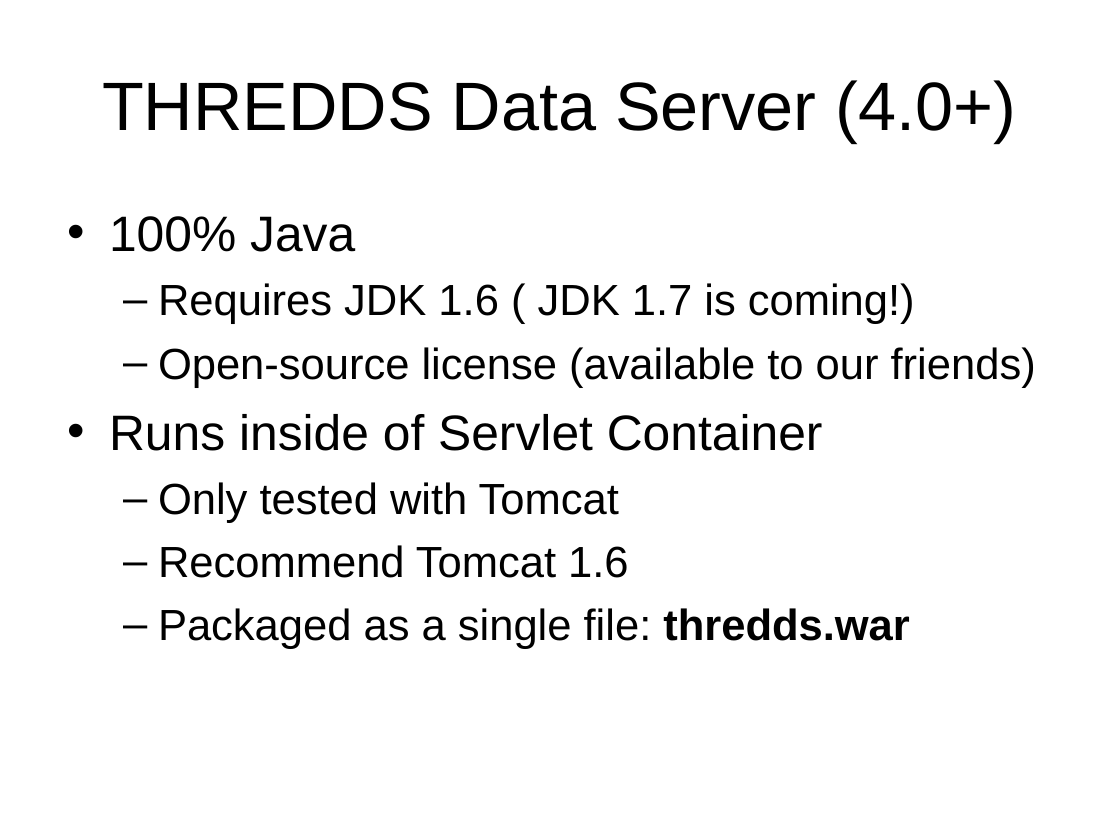
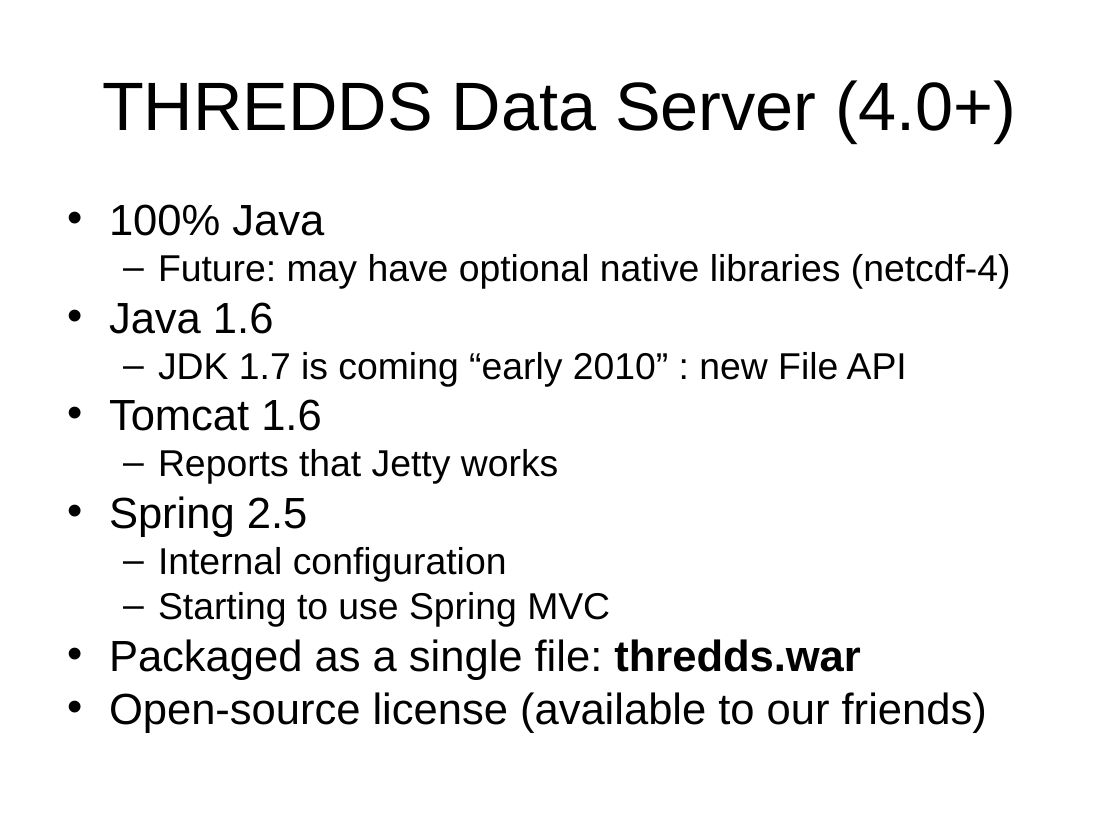
Before and after one commit to ooici-eoi/THREDDS, a slide deck: slide 8 of docs/web/thredds/tech/tutorial/TDSOverview.ppt (slide 6 before the commit). Drawn at 1120x840 pixels with LibreOffice and Linux fonts; fonts in the diff are those of the drawing; background and template pictures are left out. Boxes give left, top, right and bottom in pixels: in the first picture for what was removed or moved away, otherwise in the second. Text is boxed around its words. In the diff, an @@ line names an element or a change of style, - is before the commit and + after.

```diff
--- a/docs/web/thredds/tech/tutorial/TDSOverview.ppt
+++ b/docs/web/thredds/tech/tutorial/TDSOverview.ppt
@@ text at bbox=[109, 204, 987, 733]: size 32 to 28 pt in "100% Java"; line spacing 1 to 0.8; less space between paragraphs; bullet – to •; list level 2 to 1 in "Open-source license (available to our ..." @@
@@ text at bbox=[109, 254, 1011, 680]: text changed; size 28 to 24 pt @@
-  – Requires JDK 1.6 ( JDK 1.7 is coming!)
+  – Future: may have optional native libraries (netcdf-4)
+• Java 1.6
+  – JDK 1.7 is coming “early 2010” : new File API
+• Tomcat 1.6
+  – Reports that Jetty works
+• Spring 2.5
+  – Internal configuration
+  – Starting to use Spring MVC
+• Packaged as a single file: thredds.war
@@ text at bbox=[109, 414, 909, 649]: paragraphs removed @@
-• Runs inside of Servlet Container
-  – Only tested with Tomcat
-  – Recommend Tomcat 1.6
-  – Packaged as a single file: thredds.war
```
Also in this commit, not shown: 8 other slides changed, 4 slides added, 2 slides removed, 5 other files.
